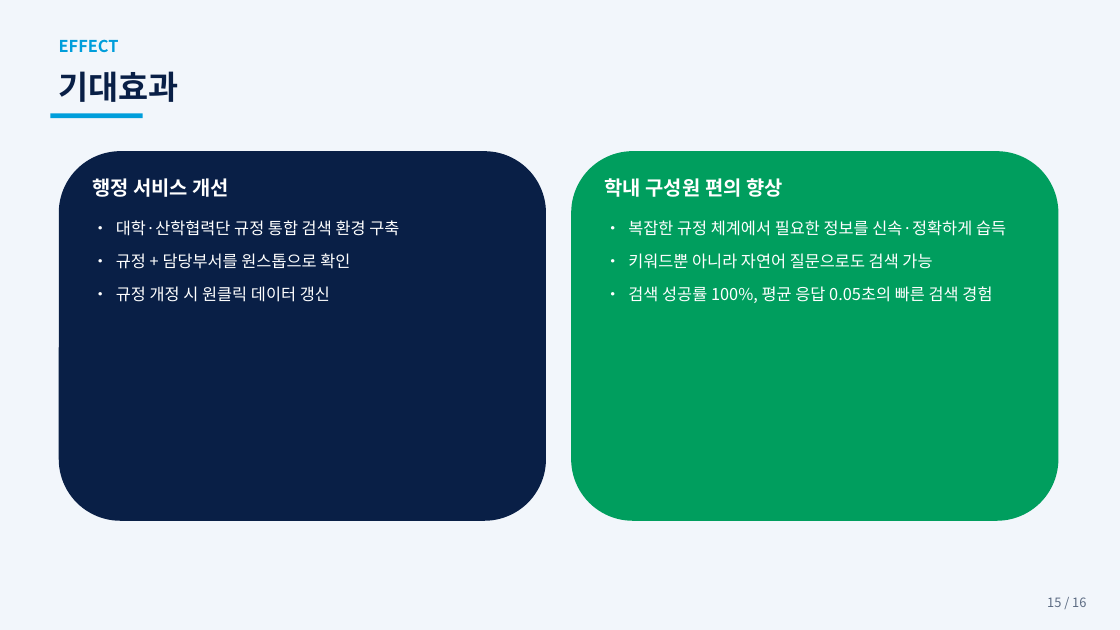
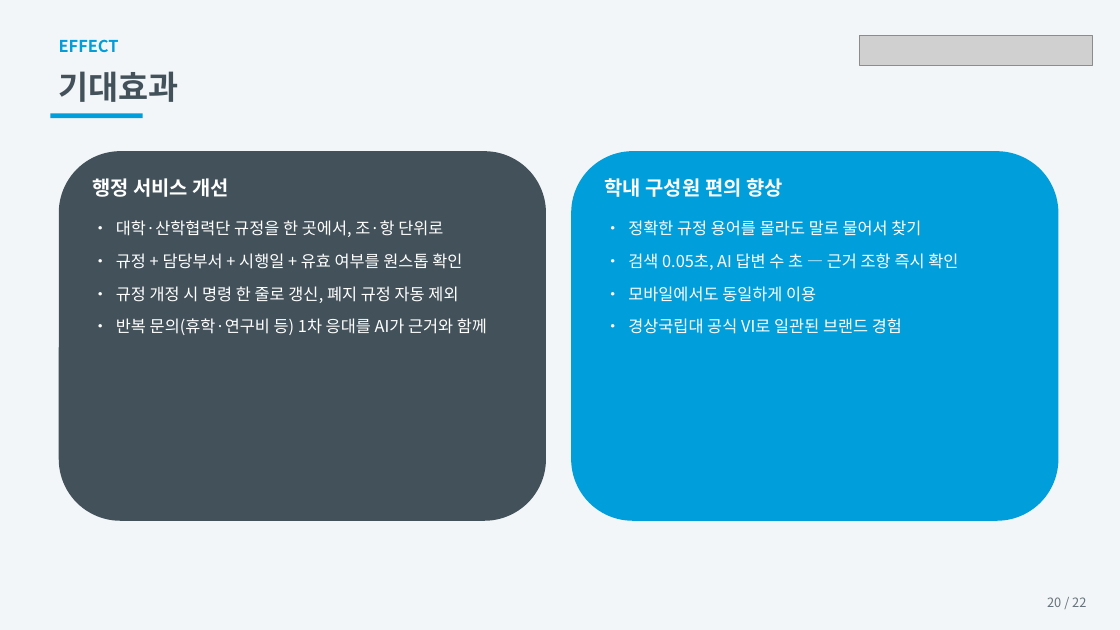
Before and after one commit to sjdisj1895-svg/Academic_Regulations_AIProject, a slide deck: slide 20 of AI_규정통합검색시스템_소개.pptx (slide 15 before the commit). Drawn at 1120x630 pixels with LibreOffice and Linux fonts; fonts in the diff are those of the drawing; grey boxes stand for pictures. Boxes give left, top, right and bottom in pixels: in the first picture for what was removed or moved away, otherwise in the second. Text is boxed around its words. In the diff, an @@ line names an element or a change of style, - is before the commit and + after.

```diff
--- a/AI_규정통합검색시스템_소개.pptx
+++ b/AI_규정통합검색시스템_소개.pptx
@@ rectangle at [0,0,1120,630]: fill #F2F6FB to #F3F6F8 @@
@@ text "기대효과" at [59,71,179,102]: text colour #091F46 to #43525A @@
@@ picture added at [860,35,1092,66] @@
@@ rounded rectangle at [59,151,546,521]: fill #091F46 to #43525A @@
@@ rounded rectangle at [571,151,1059,521]: fill #009E5E to #009EDB @@
@@ text at [116,220,487,335]: text changed @@
-• 대학·산학협력단 규정 통합 검색 환경 구축
-• 규정 + 담당부서를 원스톱으로 확인
-• 규정 개정 시 원클릭 데이터 갱신
+• 대학·산학협력단 규정을 한 곳에서, 조·항 단위로
+• 규정 + 담당부서 + 시행일 + 유효 여부를 원스톱 확인
+• 규정 개정 시 명령 한 줄로 갱신, 폐지 규정 자동 제외
+• 반복 문의(휴학·연구비 등) 1차 응대를 AI가 근거와 함께
@@ text at [628,220,958,334]: text changed @@
-• 복잡한 규정 체계에서 필요한 정보를 신속·정확하게 습득
-• 키워드뿐 아니라 자연어 질문으로도 검색 가능
-• 검색 성공률 100%, 평균 응답 0.05초의 빠른 검색 경험
+• 정확한 규정 용어를 몰라도 말로 물어서 찾기
+• 검색 0.05초, AI 답변 수 초 — 근거 조항 즉시 확인
+• 모바일에서도 동일하게 이용
+• 경상국립대 공식 VI로 일관된 브랜드 경험
@@ text at [1047,597,1086,607]: text changed; text colour #5C6B82 to #66737A @@
-15 / 16
+20 / 22
```
Also in this commit, not shown: 7 other slides changed, 14 slides added, 8 slides removed, 1 other file.
